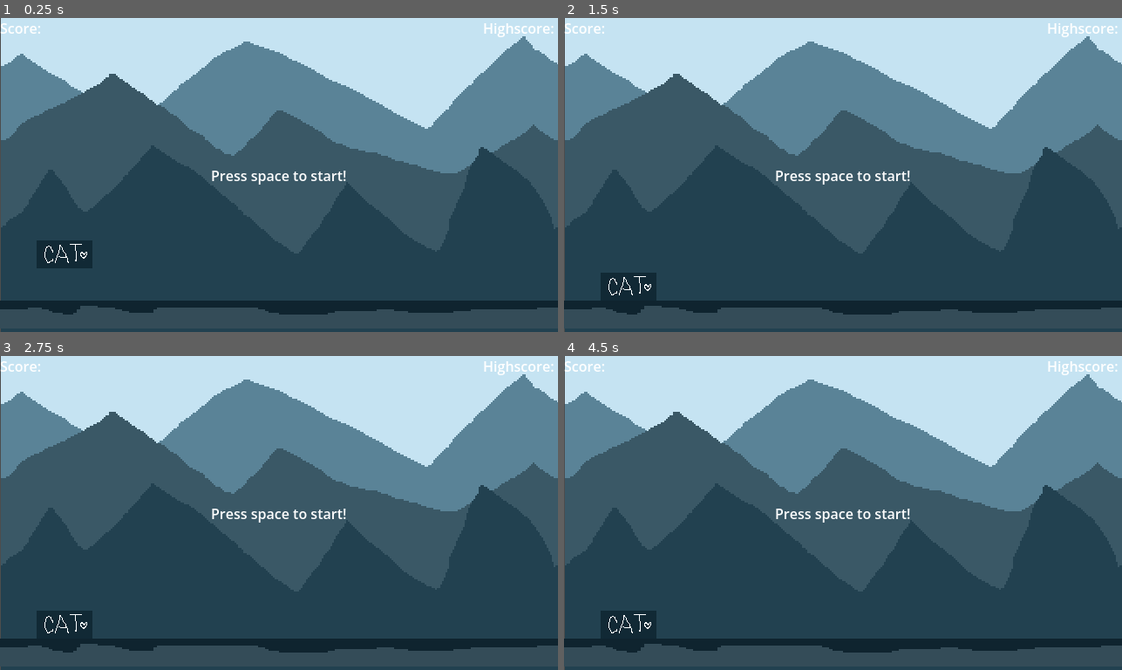
Above: before the commit, frames 1-4 (two rows, left to right).
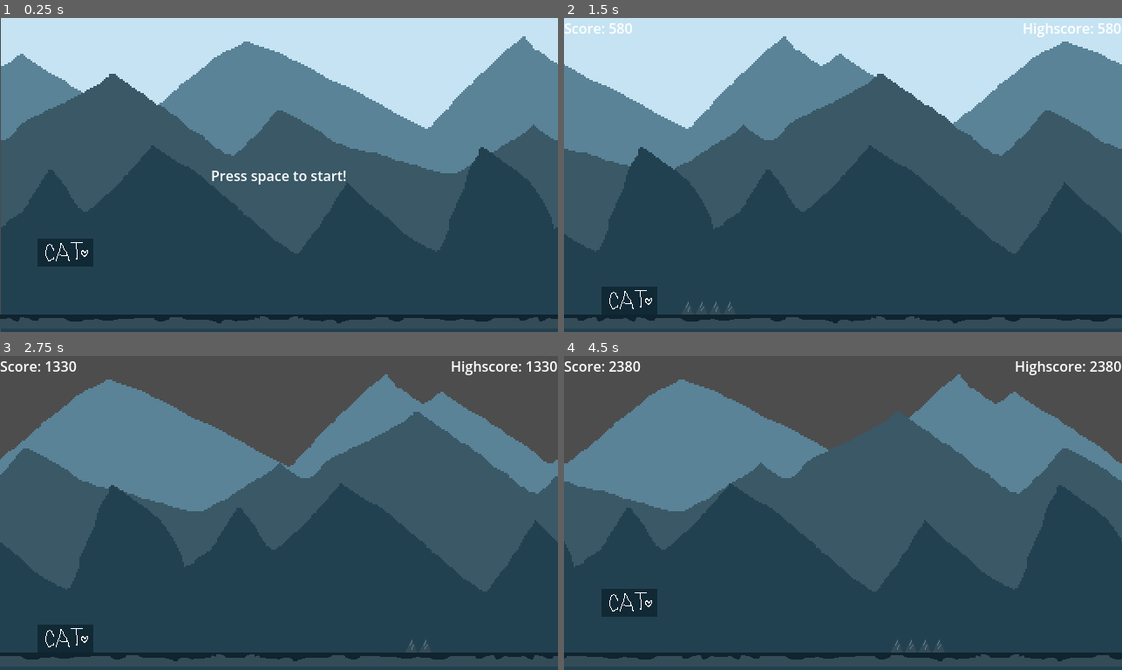
Above: after the commit, the same moments.

Repository: NeoRain314/GodotProjects
Game: Godot game, scene res://scenes/main.tscn
Two runs of this game, one before a commit and one after it. Both use one fixed random seed, a clock stepped at 60 frames per second and the inputs below.
Inputs:
- Up to frame 1 (0.25 s): no input
- Up to frame 2 (1.5 s): tap Space at 0.5, 1.25 s; tap Enter (ui_accept) at 0.77 s
- Up to frame 3 (2.75 s): tap Enter (ui_accept) at 1.52 s; tap Space at 2 s; hold Down (ui_down) from 2.03 s (still down)
- Up to frame 4 (4.5 s): tap Space at 2.75, 3.5, 4.25 s; release Down (ui_down) at 2.78 s; tap Enter (ui_accept) at 3.02, 3.77 s; hold Down (ui_down) from 4.28 s (still down)

The runs differ from the first frame. In frame 1, 5.1% of the frame differs, in the area x 0-100%, y 1-98%; in frame 2, 21%; in frame 3, 42%; in frame 4, 43%, in the area x 0-100%, y 0-100%.
Error before the commit: Parse Error: Expected end of statement after variable declaration, found "Identifier" instead. (res://scenes/main.gd:22)

Commit message:
added obstacles

Diff:
--- a/cat-endless-runner/scenes/ground.tscn
+++ b/cat-endless-runner/scenes/ground.tscn
@@ -3,17 +3,16 @@
 [ext_resource type="Texture2D" uid="uid://br7686kjb7fyh" path="res://assets/img/ground.png" id="1_pybca"]
 
 [sub_resource type="RectangleShape2D" id="RectangleShape2D_oglxd"]
-size = Vector2(1280, 32)
+size = Vector2(1280, 16)
 
 [node name="Ground" type="StaticBody2D" unique_id=1238342862]
 position = Vector2(0, 352)
 
 [node name="Sprite2D" type="Sprite2D" parent="." unique_id=1126621226]
-position = Vector2(0, -24)
-scale = Vector2(4, 2)
+position = Vector2(0, -8)
 texture = ExtResource("1_pybca")
 centered = false
 
 [node name="CollisionShape2D" type="CollisionShape2D" parent="." unique_id=997525046]
-position = Vector2(640, -8)
+position = Vector2(640, 0)
 shape = SubResource("RectangleShape2D_oglxd")
--- a/cat-endless-runner/scenes/main.gd
+++ b/cat-endless-runner/scenes/main.gd
@@ -1,7 +1,7 @@
 extends Node
 
 #preload scenes
-var spikes_scene = preload("res://assets/img/Spikes.png")
+var spikes_scene = preload("res://scenes/spikes.tscn")
 var obstacle_types := [spikes_scene]
 var obstacles : Array
 
@@ -9,6 +9,7 @@
 const PLAYER_START_POS := Vector2i(75, 244)
 const CAM_START_POS := Vector2i(320, 184)
 var screen_size : Vector2i
+var ground_height : int
 var game_running : bool
 
 var score : int
@@ -19,12 +20,13 @@
 const MAX_SPEED : int = 25
 const SPEED_MODIFIER : int = 5000
 
-var last obs
+var last_obs
 
 
 # Called when the node enters the scene tree for the first time.
 func _ready() -> void:
 	screen_size = get_window().size
+	ground_height = $Ground.get_node("Sprite2D").texture.get_height()
 	new_game()
 
 func new_game():
@@ -50,6 +52,9 @@
 			speed = START_SPEED + score / SPEED_MODIFIER
 		print(speed)
 
+		#generate obstacles
+		generate_obs()
+
 		#move player an cam
 		$Player.position.x += speed
 		$Camera2D.position.x += speed
@@ -74,3 +79,23 @@
 func show_score():
 	$HUD.get_node("ScoreLabel").text = "Score: " + str(score)
 	$HUD.get_node("HighscoreLabel").text = "Highscore: " + str(highscore)
+
+func generate_obs():
+	if obstacles.is_empty() or last_obs.position.x < $Player.position.x - randi_range(300, 500):
+		print("new obs")
+		var obs_type = obstacle_types[randi() % obstacle_types.size()]
+		var obs
+		var max_obs = 3
+		for i in range(randi() % max_obs + 1):
+			obs = obs_type.instantiate()
+			var obs_height = obs.get_node("Sprite2D").texture.get_height()
+			var obs_width = obs.get_node("Sprite2D").texture.get_width()
+			var obs_x : int = screen_size.x + $Player.position.x + i*obs_width
+			var obs_y : int = $Ground.position.y - ground_height - obs_height/2
+			last_obs = obs
+			add_obs(obs, obs_x, obs_y)
+
+func add_obs(obs, x,y):
+	obs.position = Vector2i(x, y)
+	add_child(obs)
+	obstacles.append(obs)
--- a/cat-endless-runner/scenes/main.tscn
+++ b/cat-endless-runner/scenes/main.tscn
@@ -13,6 +13,7 @@
 scroll_offset = Vector2(565, 250)
 
 [node name="Ground" parent="." unique_id=1238342862 instance=ExtResource("2_1bvp3")]
+position = Vector2(0, 356)
 
 [node name="Camera2D" type="Camera2D" parent="." unique_id=1392212481]
 position = Vector2(320, 184)
--- a/cat-endless-runner/scenes/spikes.tscn
+++ b/cat-endless-runner/scenes/spikes.tscn
@@ -6,6 +6,8 @@
 
 [node name="Sprite2D" type="Sprite2D" parent="." unique_id=162207283]
 texture = ExtResource("1_5pg7g")
+centered = false
 
 [node name="CollisionPolygon2D" type="CollisionPolygon2D" parent="." unique_id=497102688]
+position = Vector2(16, 0)
 polygon = PackedVector2Array(0, 16, -8, 0, -16, 16, 16, 16, 8, 0)
Binary file changed: cat-endless-runner/assets/img/Spikes.png
Binary file changed: cat-endless-runner/assets/img/ground.png
